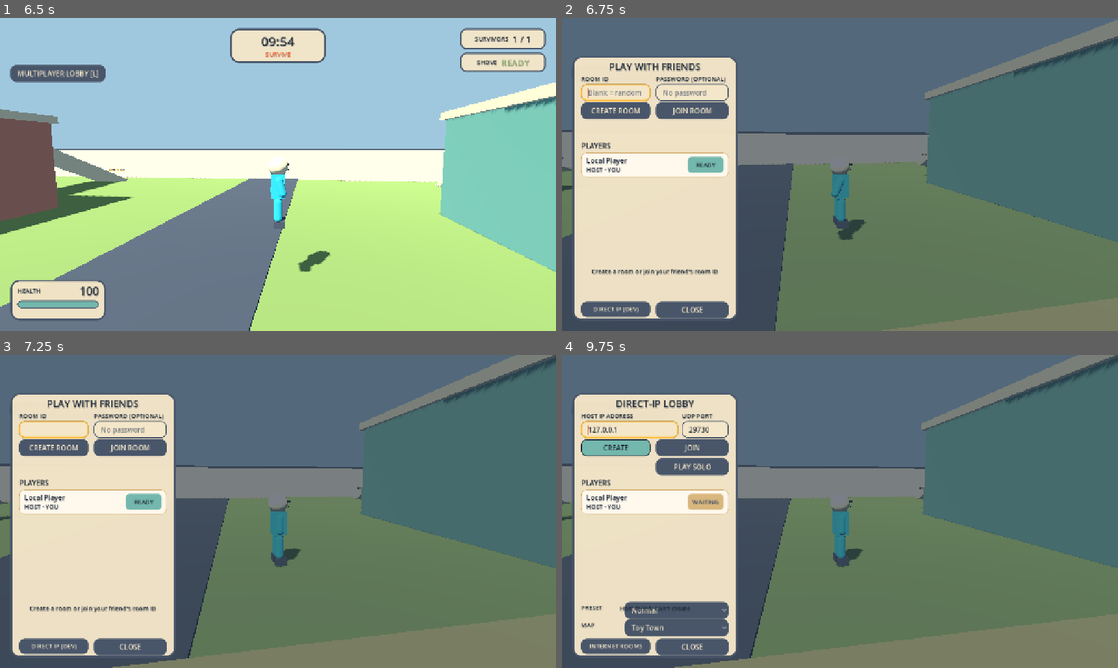
Above: before the commit, frames 1-4 (two rows, left to right).
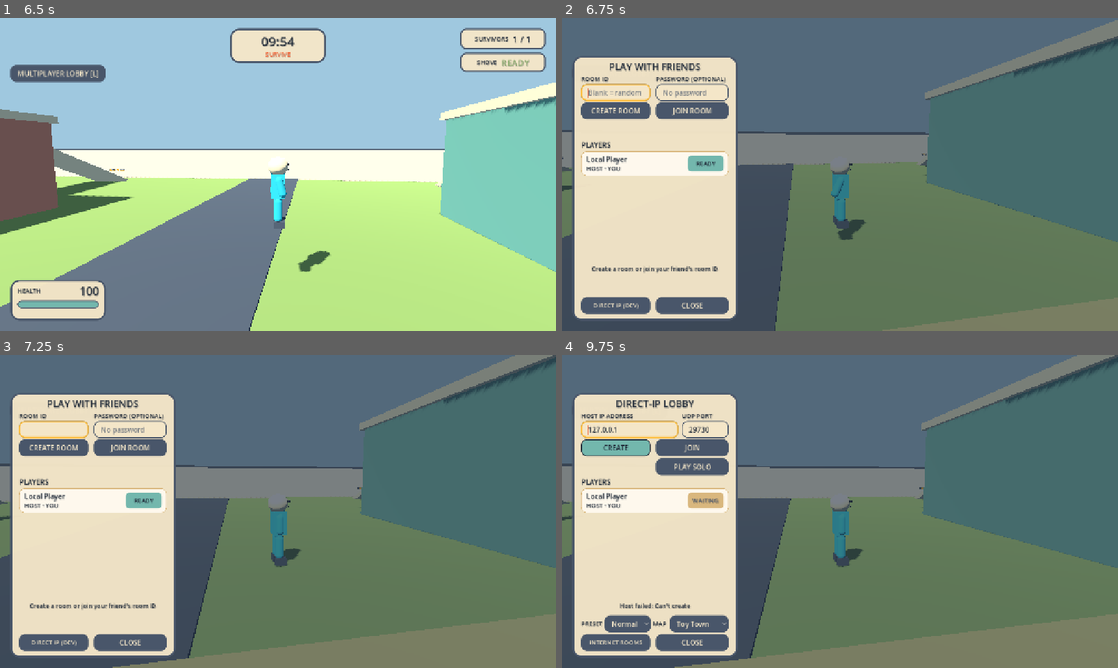
Above: after the commit, the same moments.

Repository: phucle297/idunno
Game: Godot game, scene res://scenes/main.tscn
Same seed, same stepped clock (60 frames per second), same inputs: the game is played once before the commit and once after it. Sound files missing from this copy of the repository are replaced by a short silence.
Inputs (mouse positions are in pixels of both pictures, inside the frame that each line leads up to):
- Up to frame 1 (6.5 s): tap Enter (ui_accept) at 0.5 s; move the mouse to (305, 174) at 0.52 s; hold C (crouch) 0.53-1.28 s; hold W (move_forward) 0.53-5.78 s; click (305, 174) at 0.67 s; tap Space (jump) at 0.77, 1.52, 3.02, 3.77, 4.52, 6.02 s; move the mouse to (250, 174) at 1.27 s; tap B (emote_cheer) at 1.35 s; move the mouse to (289, 168) at 2.02 s; tap V (emote_wave) at 2.1 s; move the mouse to (272, 180) at 2.77 s; tap F (grab) at 2.85 s; click (272, 180) at 2.92 s; move the mouse to (316, 177) at 3.52 s; tap G (shove) at 3.6 s; move the mouse to (233, 171) at 4.27 s; tap E (spectate_next) at 4.35 s; move the mouse to (283, 174) at 5.02 s; hold Q (spectate_previous) 5.03-5.78 s; click (283, 174) at 5.17 s; move the mouse to (255, 168) at 5.77 s; hold D (move_right) from 5.78 s (still down); tap Shift (sprint) at 5.85 s
- Up to frame 2 (6.75 s): move the mouse to (867, 174) at 6.52 s; release D (move_right) at 6.53 s; hold W (move_forward) from 6.53 s (still down); hold L (toggle_lobby) from 6.53 s (still down)
- Up to frame 3 (7.25 s): keep holding W (move_forward); keep holding L (toggle_lobby); tap Space (jump) at 6.77 s
- Up to frame 4 (9.75 s): release W (move_forward) at 7.25 s; release L (toggle_lobby) at 7.25 s; click (689, 430) at 7.27 s; type "12" at 7.35 s; click "CREATE ROOM" at 8 s; click "DIRECT IP (DEV)" at 8.75 s; click "CREATE" at 9.5 s

Frame 1 is identical in both runs. In frame 2, 2.0% of the frame differs, in the area x 3-30%, y 39-96%; in frame 3, 2.0%; in frame 4, 3.3%.

Commit message:
fix(ui): keep lobby preset rows clear of the status line
Post-archive visual fix found by rendered capture inspection: the 4.4b
PRESET row was placed on top of LobbyPanel/Status. The panel stack now
seats PRESET+MAP side by side on one row using the existing two-column
pattern at measured theme minimums (OptionButton clamps to 39px, so the
30px rows were silently overlapping), keeps the four-row roster intact
and the status line in its own row. test_lobby_roster.gd asserts
Status/Preset/Map non-overlap so the collision cannot return.

Gates: LOBBY_ROSTER_OK checks=130, LOBBY_PRESENTATION_OK checks=40 with
inspected 720p capture, full gate UI_REGRESSION_OK suites=41 matrices=5
and DEDICATED_NETWORK_OK.

Amp-Thread-ID: https://ampcode.com/threads/T-01a125ec-44a1-718b-997d-bcd4d3bdda3a
Co-authored-by: Phúc Lê <phucle.2971.dd@gmail.com>

Diff:
--- a/progress.json
+++ b/progress.json
@@ -90,7 +90,14 @@
       }
     }
   },
-  "validation_log": [],
+  "validation_log": [
+    {
+      "date": "2026-10-11",
+      "command": "godot --headless --path . --script res://tests/test_lobby_roster.gd; xvfb-run godot --script res://tests/test_lobby_presentation.gd -- --capture-dir=.amp/in/artifacts/phase-4; PLAYER_COUNTS='1 2 4' GODOT_BIN=$(command -v godot) tests/run_ui_regression.sh",
+      "status": "passed",
+      "result": "Post-archive Phase 4 visual fix: rendered capture inspection found the 4.4b PRESET row placed on top of LobbyPanel/Status. scenes/main.tscn now seats PRESET+MAP side by side on one row using the panel's two-column pattern at measured theme minimums (OptionButton 39px), keeps the 4-row roster at 248px and the status line in its own row; tests/test_lobby_roster.gd adds Status/Preset/Map non-overlap regression asserts. LOBBY_ROSTER_OK checks=130, LOBBY_PRESENTATION_OK checks=40 with inspected capture (no overlaps at 720p), full gate UI_REGRESSION_OK suites=41 matrices=5 persistence_restart=passed and DEDICATED_NETWORK_OK processes=3 clients=2 movement=passed rematches=5 recovery=passed."
+    }
+  ],
   "blockers": [],
   "changed_files": [],
   "next_action": "Hold for the owner's direction before starting Phase 5 implementation (Phase 4 is complete and archiv …(341 unchanged characters)…
--- a/scenes/main.tscn
+++ b/scenes/main.tscn
@@ -497,45 +497,45 @@
 text = "JOIN ROOM"
 
 [node name="MapLabel" type="Label" parent="Interface/LobbyPanel"]
-offset_left = 20.0
-offset_top = 523.0
-offset_right = 110.0
-offset_bottom = 541.0
+offset_left = 185.0
+offset_top = 520.0
+offset_right = 220.0
+offset_bottom = 540.0
 theme_override_font_sizes/font_size = 14
 text = "MAP"
 
 [node name="MapSelect" type="OptionButton" parent="Interface/LobbyPanel"]
-offset_left = 120.0
+offset_left = 224.0
+offset_top = 511.0
+offset_right = 360.0
+offset_bottom = 550.0
+
+[node name="PresetLabel" type="Label" parent="Interface/LobbyPanel"]
+offset_left = 20.0
 offset_top = 520.0
-offset_right = 360.0
-offset_bottom = 556.0
-
-[node name="PresetLabel" type="Label" parent="Interface/LobbyPanel"]
-offset_left = 20.0
-offset_top = 483.0
-offset_right = 110.0
-offset_bottom = 501.0
+offset_right = 72.0
+offset_bottom = 540.0
 theme_override_font_sizes/font_size = 14
 text = "PRESET"
 
 [node name="PresetSelect" type="OptionButton" parent="Interface/LobbyPanel"]
-offset_left = 120.0
-offset_top = 480.0
-offset_right = 360.0
-offset_bottom = 516.0
+offset_left = 74.0
+offset_top = 511.0
+offset_right = 181.0
+offset_bottom = 550.0
 
 [node name="Close" type="Button" parent="Interface/LobbyPanel"]
 offset_left = 192.0
-offset_top = 564.0
-offset_right = 360.0
-offset_bottom = 600.0
+offset_top = 554.0
+offset_right = 360.0
+offset_bottom = 593.0
 text = "CLOSE"
 
 [node name="ConnectionMode" type="Button" parent="Interface/LobbyPanel"]
 offset_left = 20.0
-offset_top = 564.0
+offset_top = 554.0
 offset_right = 180.0
-offset_bottom = 600.0
+offset_bottom = 593.0
 theme_override_font_sizes/font_size = 14
 text = "DIRECT IP (DEV)"
 
@@ -588,24 +588,24 @@
 
 [node name="RosterTitle" type="Label" parent="Interface/LobbyPanel"]
 offset_left = 20.0
-offset_top = 194.0
-offset_right = 360.0
-offset_bottom = 216.0
+offset_top = 192.0
+offset_right = 360.0
+offset_bottom = 215.0
 text = "PLAYERS"
 
 [node name="PlayerList" type="ScrollContainer" parent="Interface/LobbyPanel"]
 offset_left = 20.0
-offset_top = 222.0
-offset_right = 360.0
-offset_bottom = 470.0
+offset_top = 219.0
+offset_right = 360.0
+offset_bottom = 467.0
 focus_mode = 2
 script = ExtResource("15_roster")
 
 [node name="Status" type="Label" parent="Interface/LobbyPanel"]
 offset_left = 20.0
-offset_top = 476.0
-offset_right = 360.0
-offset_bottom = 514.0
+offset_top = 471.0
+offset_right = 360.0
+offset_bottom = 507.0
 theme_override_font_sizes/font_size = 14
 autowrap_mode = 2
 text = "Create a room or join your friend's room ID"
--- a/tests/test_lobby_roster.gd
+++ b/tests/test_lobby_roster.gd
@@ -118,6 +118,9 @@
 	var panel: Control = roster.get_parent()
 	_expect(panel.get_global_rect().encloses(roster.get_global_rect()), "Roster must remain inside lobby panel")
 	_expect(not roster.get_global_rect().intersects(panel.get_node("Status").get_global_rect()), "Scrollable rows must not overlap connection status")
+	_expect(not panel.get_node("Status").get_global_rect().intersects(panel.get_node("PresetSelect").get_global_rect()), "Preset row must not overlap connection status")
+	_expect(not panel.get_node("Status").get_global_rect().intersects(panel.get_node("MapSelect").get_global_rect()), "Map row must not overlap connection status")
+	_expect(not panel.get_node("PresetSelect").get_global_rect().intersects(panel.get_node("MapSelect").get_global_rect()), "Preset and map rows must not overlap")
 
 
 func _capture(state: String) -> void:
